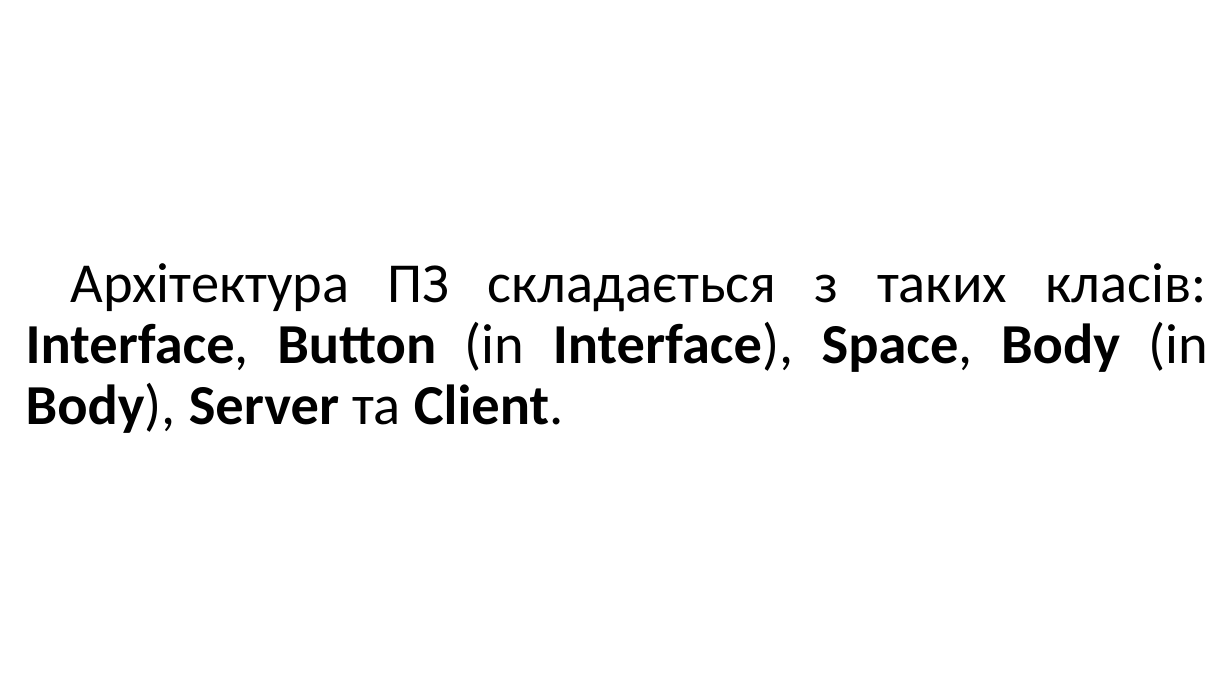
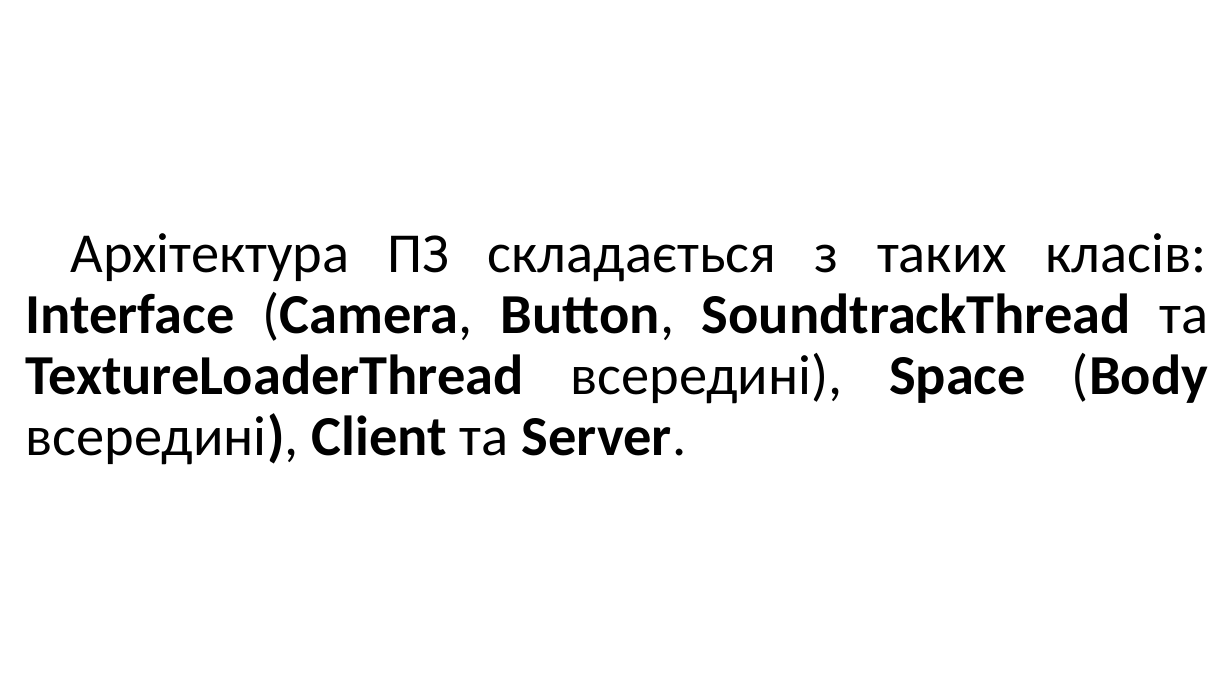
Before and after one commit to maldenol/spacepioneers, a slide deck: slide 7 of documentation/МАНУ2020.pptx. Drawn at 1232x693 pixels with LibreOffice and Linux fonts; fonts in the diff are those of the drawing; background and template pictures are left out. Boxes give left, top, right and bottom in pixels: in the first picture for what was removed or moved away, otherwise in the second. Text is boxed around its words. In the diff, an @@ line names an element or a change of style, - is before the commit and + after.

```diff
--- a/documentation/МАНУ2020.pptx
+++ b/documentation/МАНУ2020.pptx
@@ title at [26,233,1208,465]: text changed; bold on @@
-Архітектура ПЗ складається з таких класів: Interface, Button (in Interface), Space, Body (in Body), Server та Client.
+Архітектура ПЗ складається з таких класів: Interface (Camera, Button, SoundtrackThread та TextureLoaderThread всередині), Space (Body всередині), Client та Server.
```
Also in this commit, not shown: 3 slides added, 1 slide removed, 1 other file.
